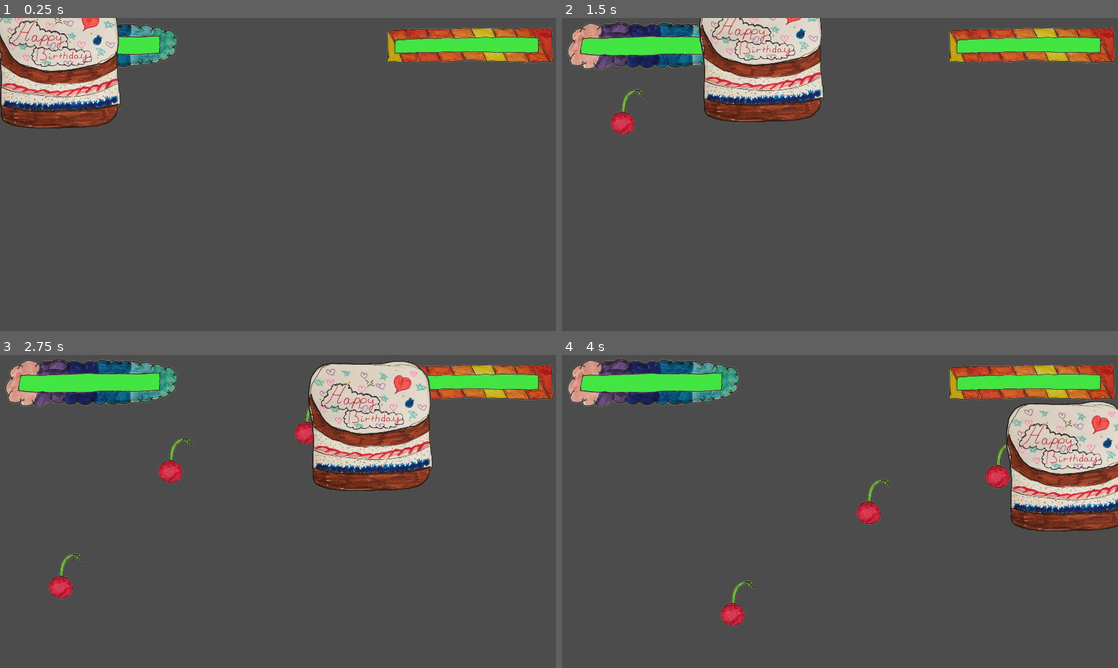
Above: before the commit, frames 1-4 (two rows, left to right).
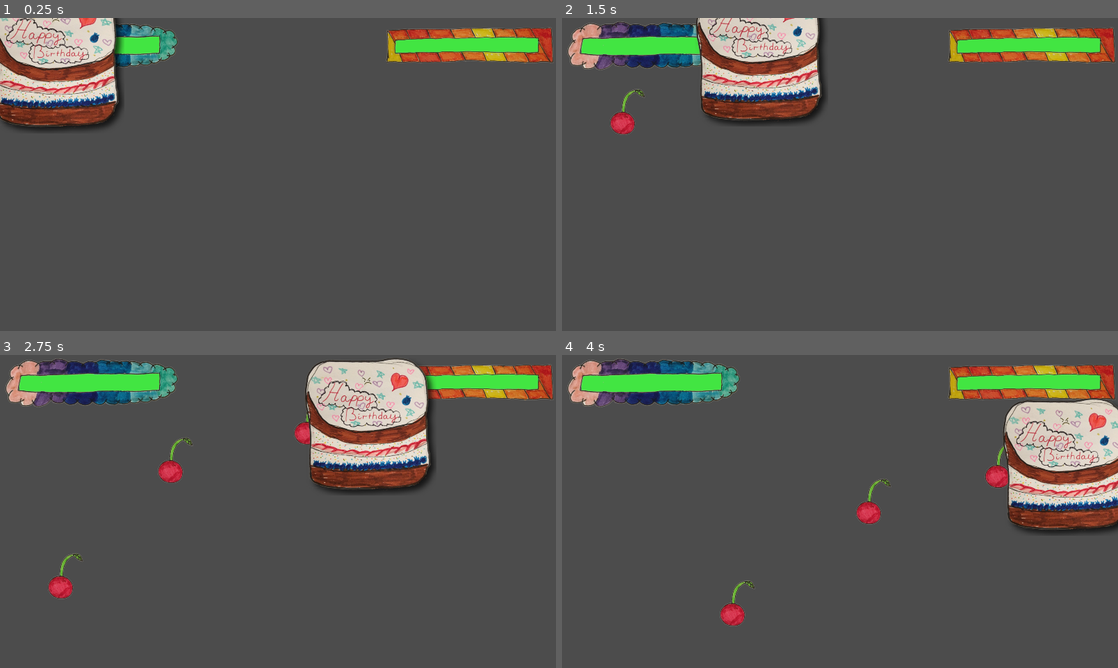
Above: after the commit, the same moments.

Repository: sdt/cake-invaders
Game: Godot game, scene res://Level5.tscn
Same seed, same stepped clock (60 frames per second), same inputs: the game is played once before the commit and once after it. This scene is started directly instead of the project's main scene.
Inputs:
- Up to frame 1 (0.25 s): no input
- Up to frame 2 (1.5 s): hold Right 0.53-1.28 s; tap Space at 0.77 s; hold Left from 1.28 s (still down)
- Up to frame 3 (2.75 s): tap Space at 1.52 s; release Left at 2.03 s; hold Right from 2.03 s (still down)
- Up to frame 4 (4 s): tap Space at 3.02, 3.77 s; release Right at 3.53 s; hold Left from 3.53 s (still down)

The runs differ from the first frame. In frame 1, 4.4% of the frame differs, in the area x 0-23%, y 0-37%; in frame 2, 4.3%; in frame 3, 5.1%, in the area x 54-79%, y 0-45%; in frame 4, 4.5%.
Error in both runs: Invalid call. Nonexistent function 'setMessage' in base 'Nil'. (res://GameLevel.gd:17)

Commit message:
Resize & drop shadow level 5

Diff:
--- a/BigCake.tscn
+++ b/BigCake.tscn
@@ -14,4 +14,4 @@
 collision_mask = 2
 
 [node name="CollisionPolygon2D" type="CollisionPolygon2D" parent="Area2D"]
-polygon = PoolVector2Array( 170, -240, 10, -250, -170, -250, -220, -210, -230, -140, -220, 20, -230, 210, -230, 210, -130, 250, 190, 240, 240, 150, 220, -10, 230, -170 )
+polygon = PoolVector2Array( 115.631, -241.136, 15.9631, -228.678, -152.226, -231.169, -205.798, -193.794, -230, -140, -210.781, -6.91708, -208.289, 182.452, -165.931, 207.369, -62.5253, 221.073, 169.202, 203.631, 216.544, 123.897, 201.594, -38.0633, 187.89, -188.811 )
--- a/Level5.tscn
+++ b/Level5.tscn
@@ -12,7 +12,6 @@
 
 [node name="BigCake" parent="." instance=ExtResource( 2 )]
 position = Vector2( 960, 277.512 )
-scale = Vector2( 0.9, 0.9 )
 health = 30
 missileTime = 1.0
 missileType = "Bomb"
Binary file changed: ChocolateHappyBirthdayCake.png
